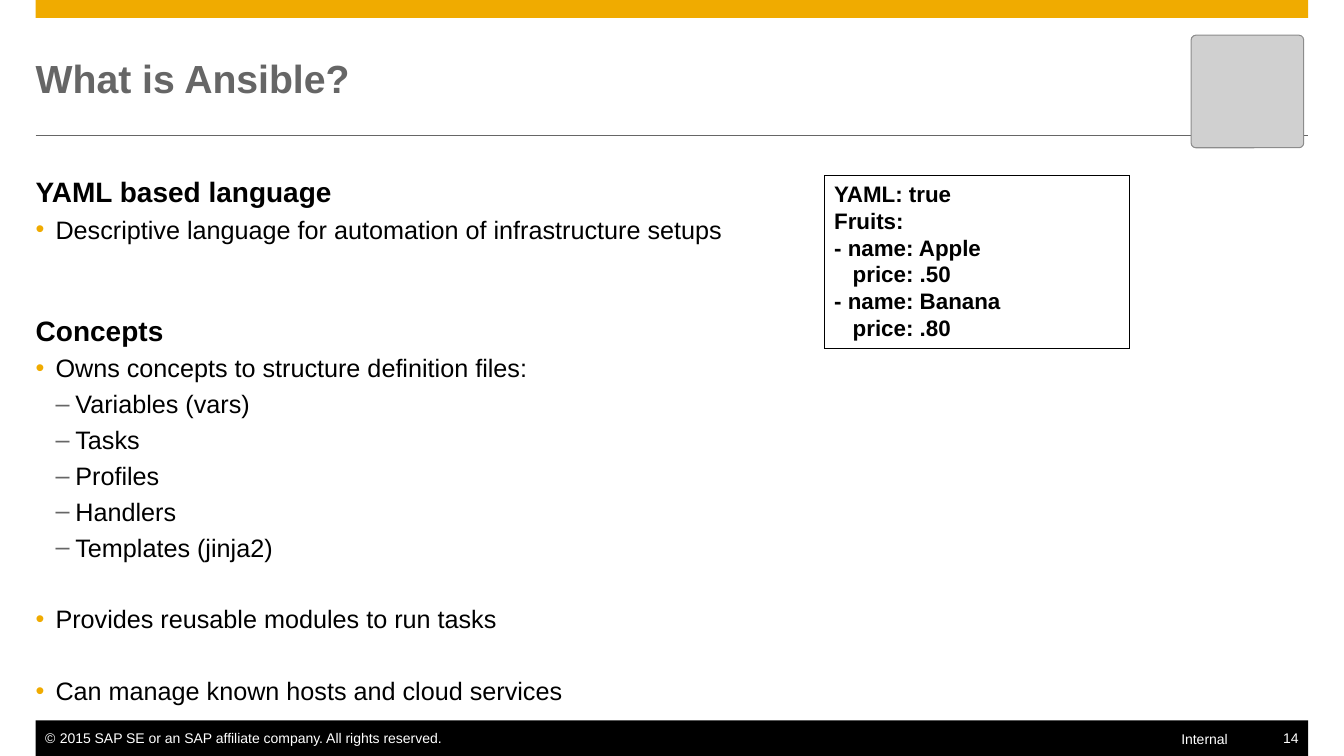
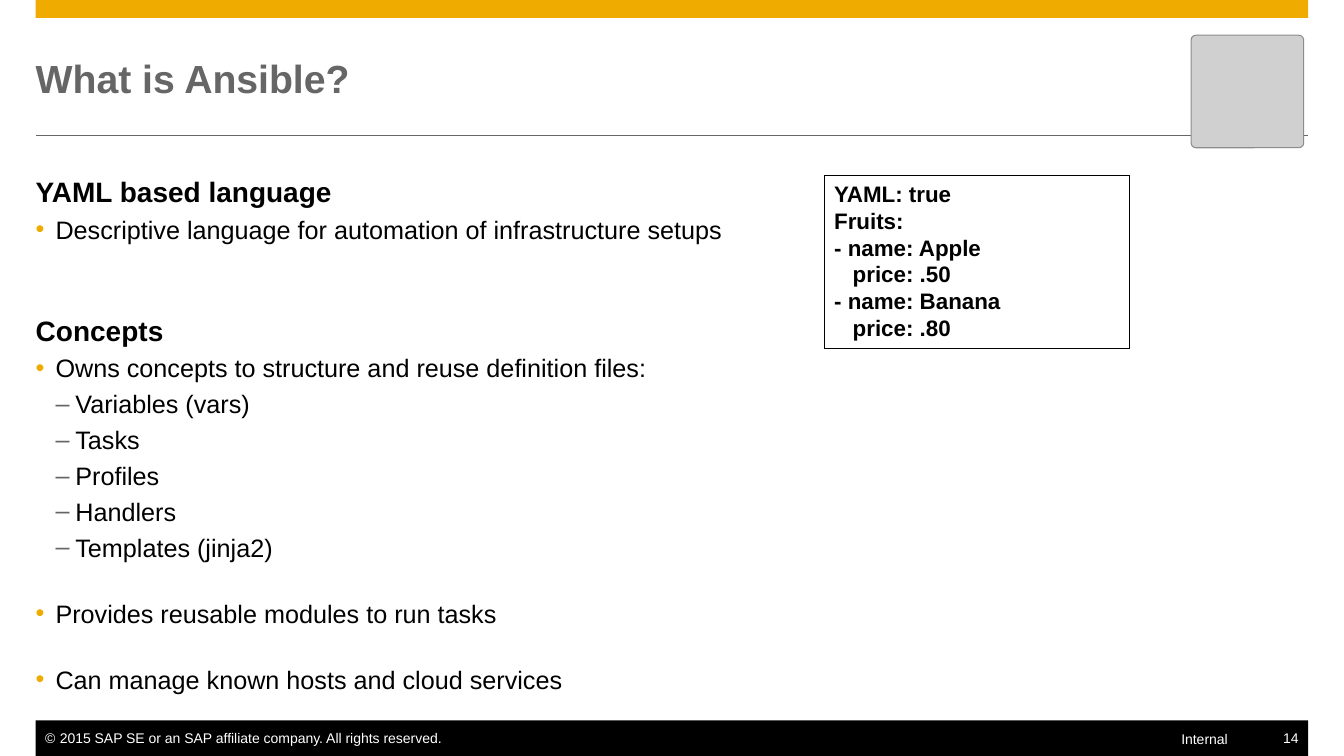
Before and after one commit to Hingo/ansible_meteor, a slide deck: slide 14 of presentation/slides.pptx. Drawn at 1344x756 pixels with LibreOffice and Linux fonts; fonts in the diff are those of the drawing; grey boxes stand for pictures. Boxes give left, top, right and bottom in pixels: in the first picture for what was removed or moved away, otherwise in the second. Text is boxed around its words. In the diff, an @@ line names an element or a change of style, - is before the commit and + after.

Commit message:
improved meteor service improved slides

```diff
--- a/presentation/slides.pptx
+++ b/presentation/slides.pptx
@@ text at box(56, 358, 646, 383): text changed @@
-    • Owns concepts to structure definition files:
+    • Owns concepts to structure and reuse definition files:
```
Also in this commit, not shown: 1 other file.
